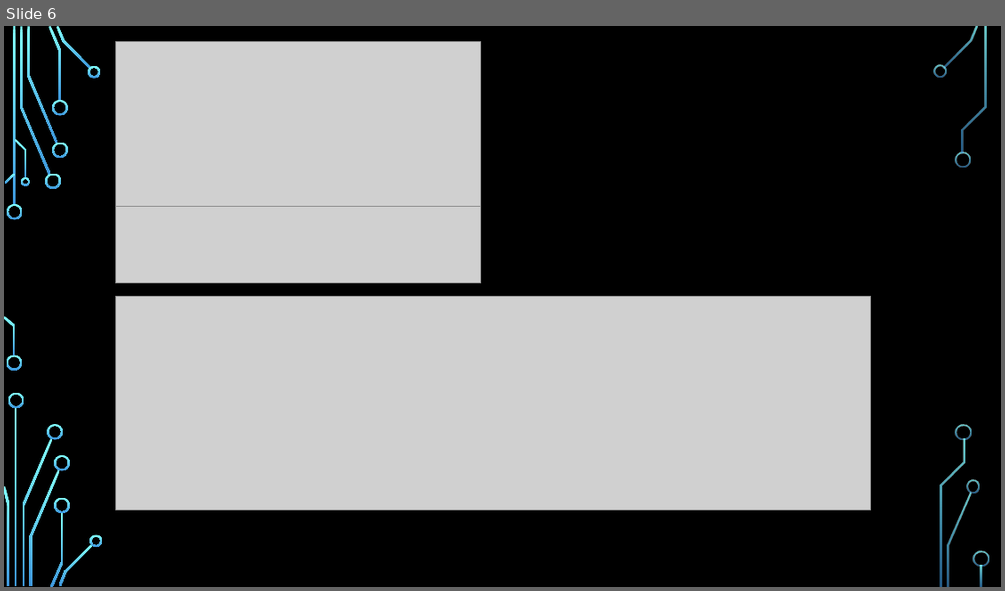
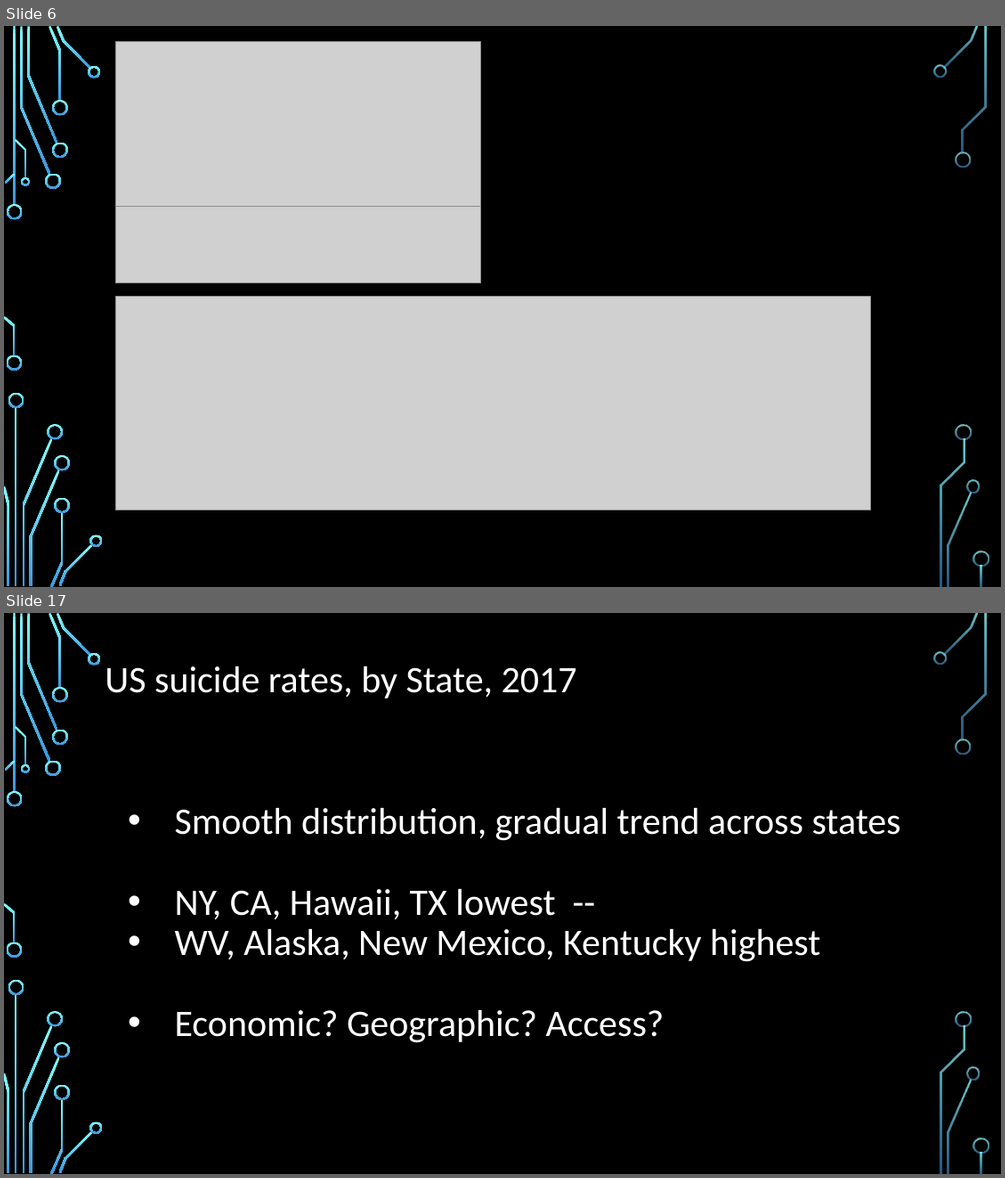
Before and after one commit to aeclaman/Project1, a slide deck: reports/SUICnotes.pptx. Shown one above the other, each under a label of ours: slide 6 before the commit, slides 6 and 17 after it; the slides between them are not shown. The pictures are 1005x591 and 1005x1178 pixels, drawn with LibreOffice and Linux fonts; fonts in the diff are those of the drawing; grey boxes stand for pictures; background and template pictures are left out. Boxes give left, top, right and bottom in pixels: in the first picture for what was removed or moved away, otherwise in the second. Text is boxed around its words. In the diff, an @@ line names an element or a change of style, - is before the commit and + after.

```diff
--- a/reports/SUICnotes.pptx
+++ b/reports/SUICnotes.pptx
@@ slide 17 added at <box>4,613,1001,1174</box>, background picture (left out); not listed: 36 template elements that a slide beside it also shows @@
@@ title added at <box>105,666,577,698</box>, 36 pt, text #FFFFFF @@
+US suicide rates, by State, 2017
@@ text added at <box>175,808,901,1043</box>, 36 pt, text #FFFFFF @@
+• Smooth distribution, gradual trend across states
+• NY, CA, Hawaii, TX lowest --
+• WV, Alaska, New Mexico, Kentucky highest
+• Economic? Geographic? Access?
```
Also in this commit, not shown: 11 slides changed, 12 other slides added, 5 slides removed.
